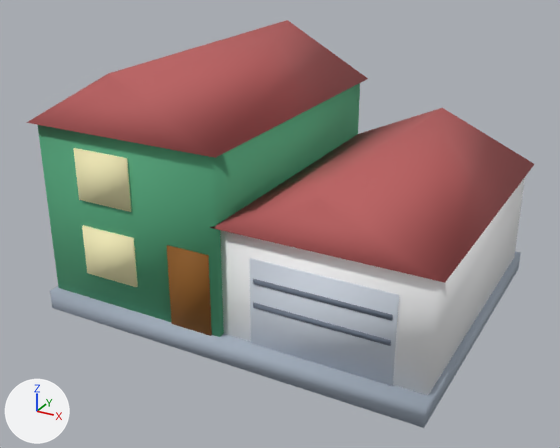
An edit to the glTF model assets/models/split-level-house.glb, drawn before and after from the same camera.
Before and after are seen from a 50 mm lens placed at (10.12, -19.5, 11.84), pointed at (-0.2, -0.75, 2.46). Lighting does not change. The marker at lower left points along +X, +Y and +Z. The first picture is the older version. Where no turn or scale is listed for an object, it has been applied to the vertices.

In view in the first picture: 'geometry_0'.
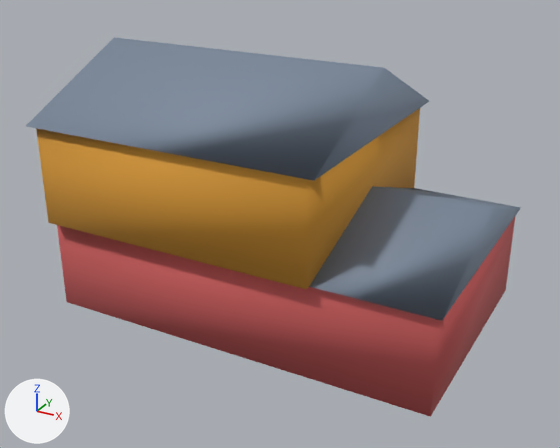
Diff of the bpy script that builds the scene:
```diff
--- a/assets/models/split-level-house.glb.py
+++ b/assets/models/split-level-house.glb.py
@@ me_geometry_0 @@
 # used by ob_geometry_0; location = (0.0, 0.0, 0.0)
-me_geometry_0.from_pydata(...)  # 84 vertices, 124 faces; spans x -6.0..6.0, y -4.75..4.75, z 0.0..7.5
+me_geometry_0.from_pydata(...)  # 68 vertices, 100 faces; spans x -6.0..6.0, y -4.75..4.75, z 0.0..7.5
+# me_geometry_0 part 1: a new loose piece, a box spanning x -5.78..5.9, y -4.26..3.04, z 0.0..2.8, in mat_sww_flat_vertex
+# me_geometry_0 part 2: a new loose piece, a box spanning x -5.77..2.64, y -4.59..3.04, z 2.8..5.71, in mat_sww_flat_vertex
+# me_geometry_0 part 3: the loose piece of 6 vertices spanning x -6.0..0.2, y -4.7..4.7, z 5.8..7.5 is rebuilt with 6 vertices and now spans x -6.0..2.87, y -4.75..3.21, z 5.71..7.5
+# me_geometry_0 part 4: 9 loose pieces with 70 vertices, spanning x -5.9..6.0, y -4.75..4.75, z 0.0..5.8, are deleted
+# me_geometry_0 part 5
+# 8 vertices are removed from x 0.0..5.8, y -4.29..4.29, z 0.6..3.8
+# 12 faces are deleted
+# 6 vertices are added at (1.43, 3.21, 2.8), (1.43, -4.43, 2.8), (1.43, -0.61, 4.14), (6.0, -4.43, 2.8), (6.0, 3.21, 2.8), (6.0, -0.61, 4.14)
+# 8 new faces join them
+# other edits to the shape of me_geometry_0 do not show in these pictures
 me_geometry_0.materials.append(mat_sww_flat_vertex)
```

Pixel boxes [x1, y1, x2, y2] of what changed, in the pictures (560 x 448 px; the box of a moved part takes in the faces that stretch with it):
'geometry_0', reshaped (7% shorter): before [26, 20, 534, 428]; after [26, 37, 521, 417]
part 1 of me_geometry_0, added (brown): after [57, 215, 516, 417]
part 2 of me_geometry_0, added (brown): after [36, 108, 420, 289]
part 3 of me_geometry_0, rebuilt (18% wider): before [26, 20, 368, 158]; after [26, 37, 429, 181]
part 4 of me_geometry_0, deleted: before [38, 83, 534, 428]
part 5 of me_geometry_0, moved or reshaped: before [220, 178, 525, 395]; after [309, 186, 521, 321]
